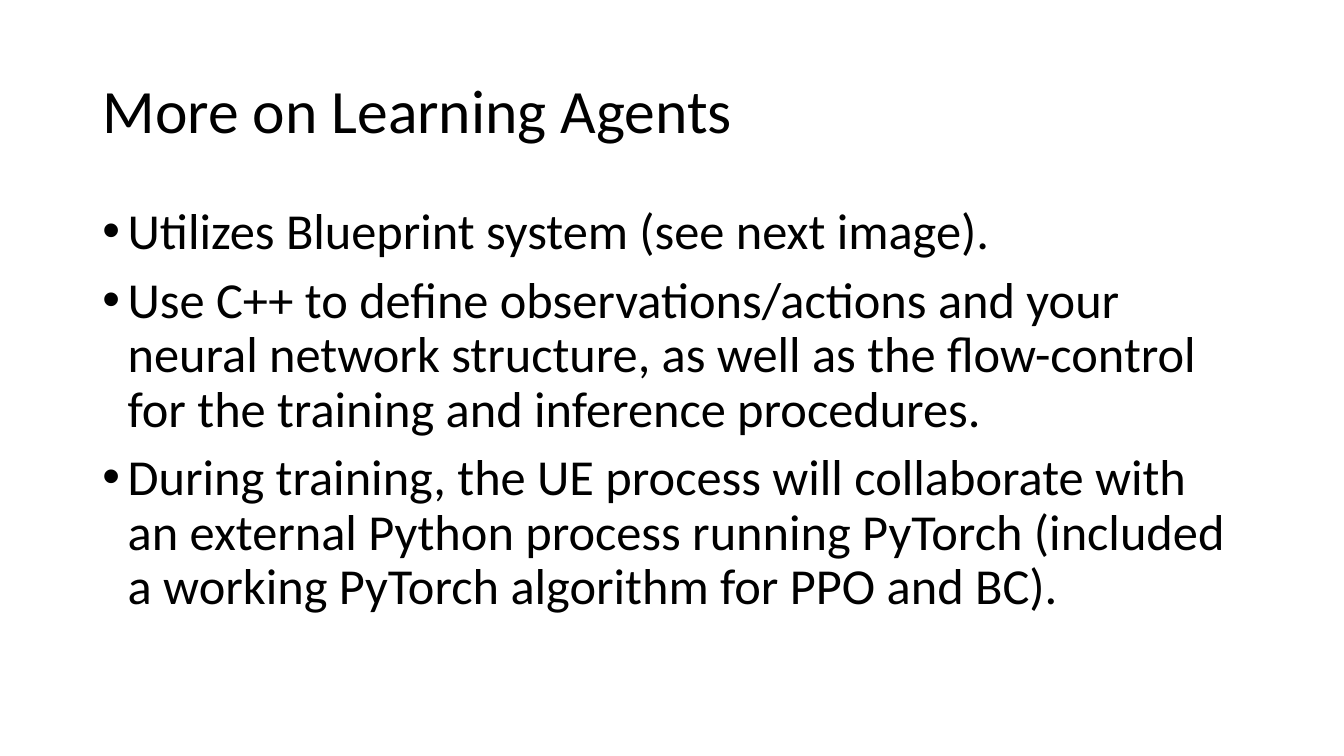
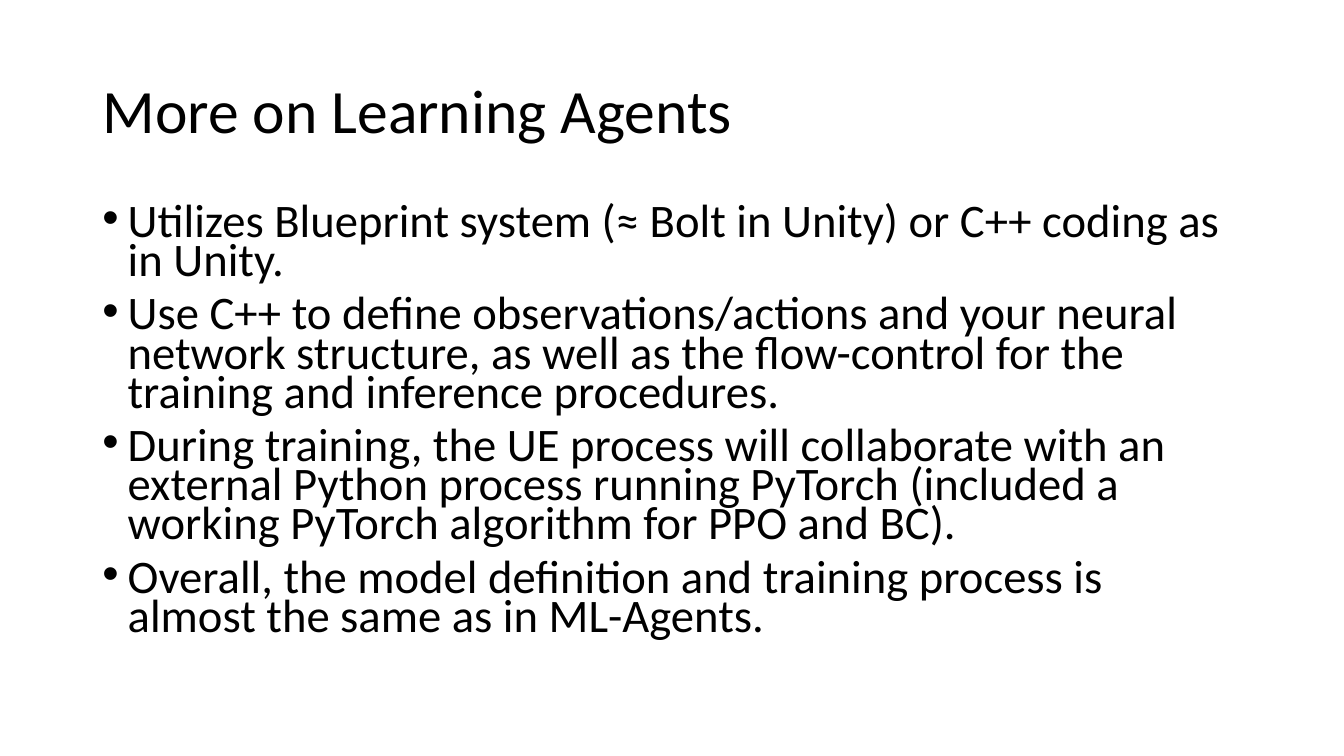
Before and after one commit to ztsv-av/xr_ml, a slide deck: slide 5 of unity-vs-unreal.pptx. Drawn at 1344x756 pixels with LibreOffice and Linux fonts; fonts in the diff are those of the drawing. Boxes give left, top, right and bottom in pixels: in the first picture for what was removed or moved away, otherwise in the second. Text is boxed around its words. In the diff, an @@ line names an element or a change of style, - is before the commit and + after.

```diff
--- a/unity-vs-unreal.pptx
+++ b/unity-vs-unreal.pptx
@@ text at box(128, 203, 1219, 284): text changed; size 36 to 33.3 pt @@
-• Utilizes Blueprint system (see next image).
+• Utilizes Blueprint system (≈ Bolt in Unity) or C++ coding as in Unity.
@@ text at box(128, 296, 1177, 547): size 36 to 33.3 pt in "Use C++ to define observations/actions and your ...", "During training, the UE process will collaborate ..."; line spacing 0.9 to 0.7 @@
@@ text at box(128, 560, 1102, 640): paragraph added @@
+• Overall, the model definition and training process is almost the same as in ML-Agents.
```
Also in this commit, not shown: 7 other slides changed.
